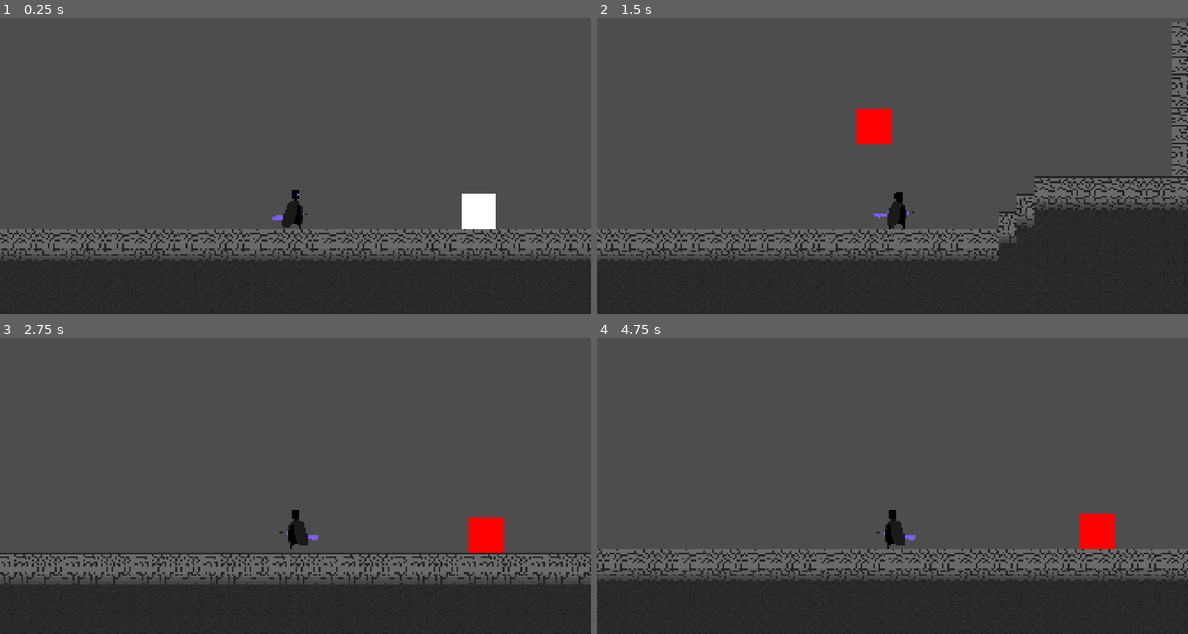
Above: before the commit, frames 1-4 (two rows, left to right).
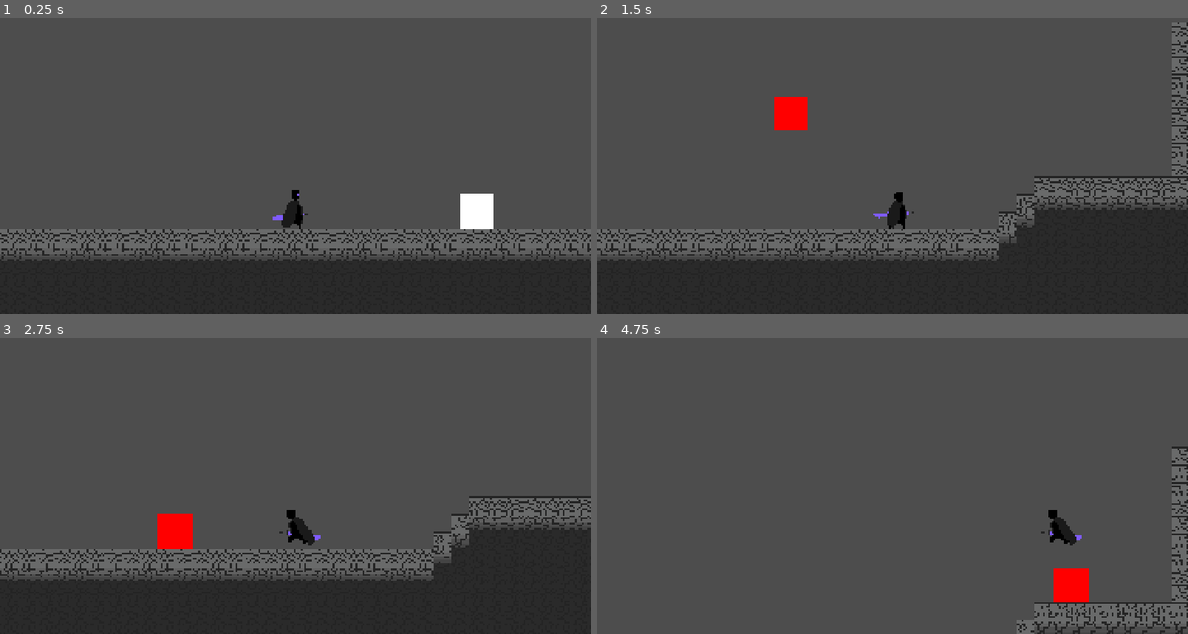
Above: after the commit, the same moments.

Repository: AnejMajnik/soulsvania
Game: Godot game, scene res://scenes/game.tscn
Two runs of this game, one before a commit and one after it. Both use one fixed random seed, a clock stepped at 60 frames per second and the inputs below.
Inputs (mouse positions are in pixels of both pictures, inside the frame that each line leads up to):
- Up to frame 1 (0.25 s): no input
- Up to frame 2 (1.5 s): tap Enter at 0.5 s; move the mouse to (1022, 130) at 0.52 s; hold D (move_right) from 0.53 s (still down); tap Space (jump) at 0.6, 0.77, 1.07 s; move the mouse to (774, 166) at 1.27 s; click (774, 166) at 1.35 s
- Up to frame 3 (2.75 s): tap Space (jump) at 1.52, 1.55, 1.82, 2.1 s; move the mouse to (354, 394) at 2.02 s; release D (move_right) at 2.03 s; hold A (move_left) from 2.03 s (still down)
- Up to frame 4 (4.75 s): move the mouse to (862, 533) at 2.77 s; release A (move_left) at 2.78 s; hold D (move_right) 2.78-4.28 s; click (862, 533) at 2.85 s; tap Space (jump) at 3.02, 3.05, 3.32, 3.6, 3.77, 4.07, 4.52, 4.55 s; move the mouse to (1069, 518) at 3.52 s; move the mouse to (715, 417) at 4.27 s; hold A (move_left) from 4.28 s (still down); click (715, 417) at 4.35 s

The runs differ from the first frame. In frame 1, less than 0.1% of the frame differs, in the area x 77-84%, y 59-72%; in frame 2, 1.3%; in frame 3, 11%; in frame 4, 27%, in the area x 0-100%, y 36-100%.

Commit message:
Updated cube spritesheet to add another telegraphing. Added new telegraphing to the cube, refactored the logic so that it chooses attack before telegraphing

Diff:
--- a/scenes/enemy_cube.gd
+++ b/scenes/enemy_cube.gd
@@ -5,8 +5,8 @@
 enum Attacks { JUMP, DASH }
 
 # Constants
-const SPEED = 100.0
-const DECCELERATION_SPEED = 20
+const SPEED = 200.0
+const DECCELERATION_SPEED = 15
 const JUMP_VELOCITY = -280.0
 const DASH_SPEED = 600
 
@@ -61,7 +61,13 @@
 
 func telegraph_attack():
 	telegraphing = true
-	animated_sprite.play("telegraph")
+	attack_type = choose_attack()
+
+	if attack_type == Attacks.JUMP:
+		animated_sprite.play("telegraph_jump")
+	elif attack_type == Attacks.DASH:
+		animated_sprite.play("telegraph_dash")
+
 	velocity.x = 0
 
 func jump_attack():
@@ -97,10 +103,10 @@
 		State.CHASE:
 			chase_player()
 		State.TELEGRAPH:
-			telegraph_attack()
+			if !telegraphing:
+				telegraph_attack()
 		State.ATTACK:
 			if !attacking:
-				attack_type = choose_attack()
 				match attack_type:
 					Attacks.JUMP:
 						jump_attack()
@@ -130,7 +136,11 @@
 
 
 func _on_animated_sprite_2d_animation_finished() -> void:
-	if animated_sprite.animation == "telegraph":
+	if animated_sprite.animation == "telegraph_jump":
+		get_player_pos()
+		telegraphing = false
+		current_state = State.ATTACK
+	elif animated_sprite.animation == "telegraph_dash":
 		get_player_pos()
 		telegraphing = false
 		current_state = State.ATTACK
--- a/scenes/enemy_cube.tscn
+++ b/scenes/enemy_cube.tscn
@@ -6,6 +6,46 @@
 [sub_resource type="AtlasTexture" id="AtlasTexture_q8g4r"]
 atlas = ExtResource("1_4o6ld")
 region = Rect2(0, 0, 32, 32)
+
+[sub_resource type="AtlasTexture" id="AtlasTexture_2jj3c"]
+atlas = ExtResource("1_4o6ld")
+region = Rect2(352, 0, 32, 32)
+
+[sub_resource type="AtlasTexture" id="AtlasTexture_vqirg"]
+atlas = ExtResource("1_4o6ld")
+region = Rect2(384, 0, 32, 32)
+
+[sub_resource type="AtlasTexture" id="AtlasTexture_ldm8v"]
+atlas = ExtResource("1_4o6ld")
+region = Rect2(416, 0, 32, 32)
+
+[sub_resource type="AtlasTexture" id="AtlasTexture_slnhw"]
+atlas = ExtResource("1_4o6ld")
+region = Rect2(448, 0, 32, 32)
+
+[sub_resource type="AtlasTexture" id="AtlasTexture_i7lqf"]
+atlas = ExtResource("1_4o6ld")
+region = Rect2(480, 0, 32, 32)
+
+[sub_resource type="AtlasTexture" id="AtlasTexture_ydjyb"]
+atlas = ExtResource("1_4o6ld")
+region = Rect2(512, 0, 32, 32)
+
+[sub_resource type="AtlasTexture" id="AtlasTexture_waack"]
+atlas = ExtResource("1_4o6ld")
+region = Rect2(544, 0, 32, 32)
+
+[sub_resource type="AtlasTexture" id="AtlasTexture_v514m"]
+atlas = ExtResource("1_4o6ld")
+region = Rect2(576, 0, 32, 32)
+
+[sub_resource type="AtlasTexture" id="AtlasTexture_qf1bs"]
+atlas = ExtResource("1_4o6ld")
+region = Rect2(608, 0, 32, 32)
+
+[sub_resource type="AtlasTexture" id="AtlasTexture_witge"]
+atlas = ExtResource("1_4o6ld")
+region = Rect2(640, 0, 32, 32)
 
 [sub_resource type="AtlasTexture" id="AtlasTexture_7lac2"]
 atlas = ExtResource("1_4o6ld")
@@ -59,6 +99,41 @@
 }, {
 "frames": [{
 "duration": 1.0,
+"texture": SubResource("AtlasTexture_2jj3c")
+}, {
+"duration": 1.0,
+"texture": SubResource("AtlasTexture_vqirg")
+}, {
+"duration": 1.0,
+"texture": SubResource("AtlasTexture_ldm8v")
+}, {
+"duration": 1.0,
+"texture": SubResource("AtlasTexture_slnhw")
+}, {
+"duration": 1.0,
+"texture": SubResource("AtlasTexture_i7lqf")
+}, {
+"duration": 1.0,
+"texture": SubResource("AtlasTexture_ydjyb")
+}, {
+"duration": 1.0,
+"texture": SubResource("AtlasTexture_waack")
+}, {
+"duration": 1.0,
+"texture": SubResource("AtlasTexture_v514m")
+}, {
+"duration": 1.0,
+"texture": SubResource("AtlasTexture_qf1bs")
+}, {
+"duration": 1.0,
+"texture": SubResource("AtlasTexture_witge")
+}],
+"loop": 0,
+"name": &"telegraph_dash",
+"speed": 12.0
+}, {
+"frames": [{
+"duration": 1.0,
 "texture": SubResource("AtlasTexture_7lac2")
 }, {
 "duration": 1.0,
@@ -89,8 +164,8 @@
 "texture": SubResource("AtlasTexture_esbf7")
 }],
 "loop": 0,
-"name": &"telegraph",
-"speed": 8.0
+"name": &"telegraph_jump",
+"speed": 12.0
 }]
 
 [sub_resource type="RectangleShape2D" id="RectangleShape2D_nrent"]
@@ -104,7 +179,7 @@
 
 [node name="AnimatedSprite2D" type="AnimatedSprite2D" parent="." unique_id=1005753930]
 sprite_frames = SubResource("SpriteFrames_nrent")
-animation = &"telegraph"
+animation = &"telegraph_dash"
 
 [node name="CollisionShape2D" type="CollisionShape2D" parent="." unique_id=876057069]
 shape = SubResource("RectangleShape2D_nrent")
Binary file changed: assets/spritesheets/cube.png
